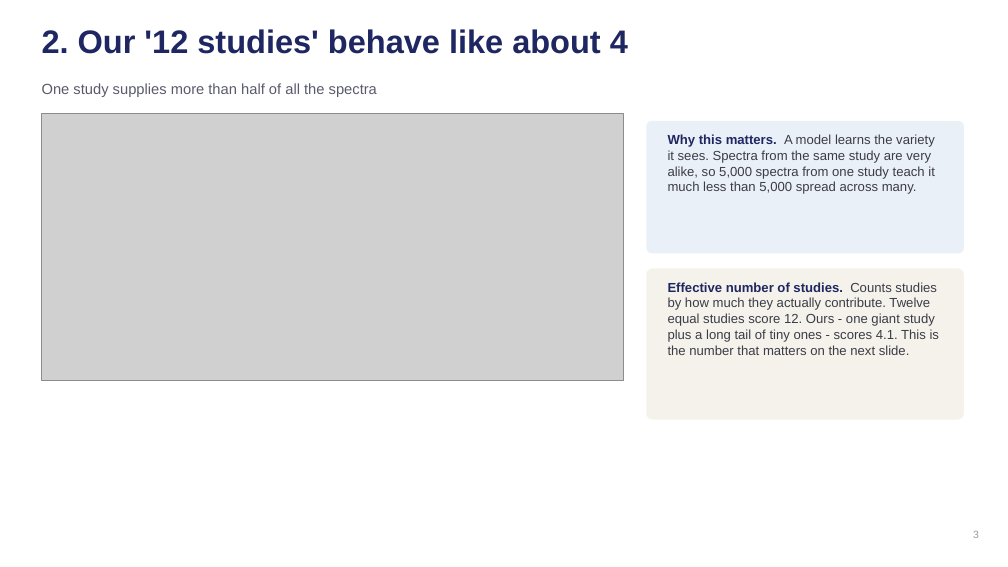
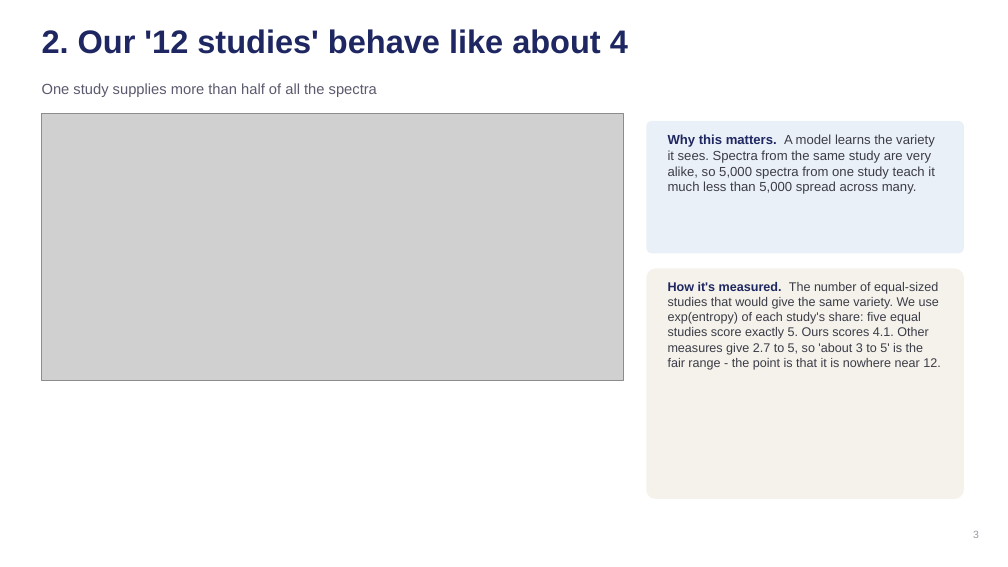
Before and after one commit to rama21094/NMR-Metabolomics-Foundational-Model, a slide deck: slide 3 of docs/Weekly_Update_2026-09-25.pptx. Drawn at 1008x567 pixels with LibreOffice and Linux fonts; fonts in the diff are those of the drawing; grey boxes stand for pictures. Boxes give left, top, right and bottom in pixels: in the first picture for what was removed or moved away, otherwise in the second. Text is boxed around its words. In the diff, an @@ line names an element or a change of style, - is before the commit and + after.

```diff
--- a/docs/Weekly_Update_2026-09-25.pptx
+++ b/docs/Weekly_Update_2026-09-25.pptx
@@ rounded rectangle resized from (x1=647, y1=268, x2=964, y2=420) to (x1=647, y1=268, x2=964, y2=499) @@
@@ text at (x1=668, y1=282, x2=940, y2=370): text changed; size 12.5 to 12 pt @@
-Effective number of studies. Counts studies by how much they actually contribute. Twelve equal studies score 12. Ours - one giant study plus a long tail of tiny ones - scores 4.1. This is the number that matters on the next slide.
+How it's measured. The number of equal-sized studies that would give the same variety. We use exp(entropy) of each study's share: five equal studies score exactly 5. Ours scores 4.1. Other measures give 2.7 to 5, so 'about 3 to 5' is the fair range - the point is that it is nowhere near 12.
```
Also in this commit, not shown: 6 other slides changed, 7 other files.
